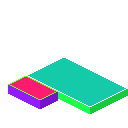
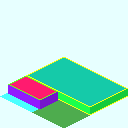
Revision of a layered 128x128 image; what changed, layer by layer:
added layer "Factory Wired" in group "Factory" over box(26, 57, 128, 115)
added layer "Base_Plate_2x2.png" over box(0, 0, 128, 128)
